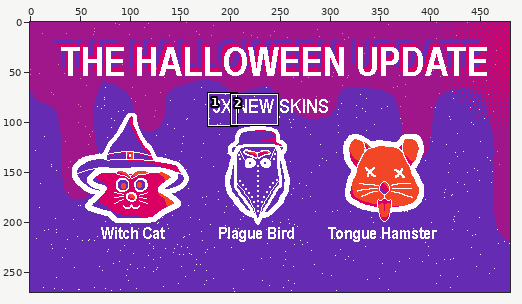
Edited in one commit: pixel-art file (client/promo-Recovered.ase). The picture above shows the old version from afar; the outline marks the close-up.
Close-up. Before the commit:
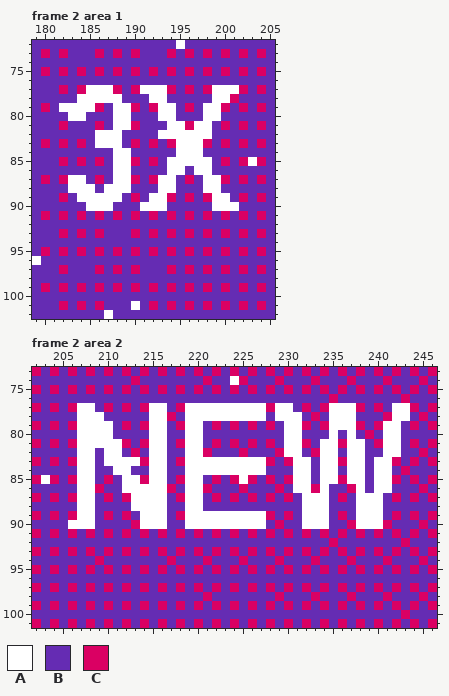
480x270 pixels, 2 frames. Colours within 5 levels of each other are drawn and written as one. Shown: frame 2 area 1: x 179..205, y 72..102; frame 2 area 2: x 202..246, y 73..101. The commit also changed other frames or places, which this record leaves out.
Visible layers, top first: "Layer 3", "Layer 1", "Layer 4" opacity 50%, "Layer 2".
Palette (. is transparent): A #ffffff  B #652cb3  C #da0063
Pixels before, frame 2 area 1, first column x 179:
 72 BBBBBBBBBBBBBBBBABBBBBBBBBB
 73 BCBCBBBCBCBCBBBCBCBCBCBCBCB
 74 BBBBBBBBBBBBBBBBBBBBBBBBBBB
 75 BCBCBCBCBCBCBCBCBCBCBCBCBCB
 76 BBBBBBBBBBBBBBBBBBBBBBBBBBB
 77 BBBCBCAAACBCAAACBCBCAAACBCB
 78 BBBBBAAAAABBBAABBBBBAACBBBB
 79 BCBAAAACBAACBCAABCBAACBCBCB
 80 BBBBAABBBAABBBAABBBAABBBBBB
 81 BBBCBBBCBAACBBBAACAABCBCBCB
 82 BBBBBBBAAABBBBAAAAAABBBBBBB
 83 BCBCBCBAAABCBCBCAAACBCBCBCB
 84 BBBBBBBBBAABBBBBAAABBBBBBBB
 85 BBBCBCBCBAACBCBAAAAABCBCACB
 86 BBBBBBBBBAABBBBAABAABBBBBBB
 87 BCBCAABCBAACBCAABCBAACBCBCB
 88 BBBBAAABAAABBBAABBBAABBBBBB
 89 BBBCBAAAAABCBAACBCBCAABCBCB
 90 BBBBBBAAABBBAAABBBBBAAABBBB
 91 BCBCBCBCBCBCBCBCBCBCBCBCBCB
 92 BBBBBBBBBBBBBBBBBBBBBBBBBBB
 93 BBBCBCBCBBBCBCBCBCBCBCBCBCB
 94 BBBBBBBBBBBBBBBBBBBBBBBBBBB
 95 BCBCBCBCBCBCBCBCBCBCBCBCBCB
 96 ABBBBBBBBBBBBBBBBBBBBBBBBBB
 97 BBBCBBBCBCBCBBBCBCBCBCBCBCB
 98 BBBBBBBBBBBBBBBBBBBBBBBBBBB
 99 BCBCBCBCBCBCBCBCBCBCBCBCBCB
100 BBBBBBBBBBBBBBBBBBBBBBBBBBB
101 BBBCBCBCBBBABCBCBCBCBCBCBCB
102 BBBBBBBBABBBBBBBBBBBBBBBBBB
Pixels before, frame 2 area 2, first column x 202:
 73 CBCBCBCBCBCBCBCBCBCBCBCBCBCBCBCBCBCBCBCBCBCBC
 74 BBBBBBBBBBBCBBBBBBBCBBACBBBCBBBCBBBCBBBCBBBCB
 75 CBCBCBCBCBCBCBCBCBCBCBCBCBCBCBCBCBCBCBCBCBCBC
 76 BBBBBBBBBBBBBBBBBBBBBBBBBBBBBBBBBCBBBBBBBCBBB
 77 CBCBCAABCBCBCAABCAAAAAAAAACAABCBCAAACBCBAACBC
 78 BBBBBAAABBBBBAACBAAAAAAAAABAAABCBAAABBBCAABCB
 79 CBCBCAAAABCBCAABCAABCBCBCBCBAACBCAAACBCAABCBC
 80 BBBBBAAAABBBBAABBAABBBBBBBBBAABBBABABCBAABBBB
 81 CBCBCAAAAACBCAABCAABCBCBCBCBAACBAACAABCAABCBC
 82 BBBBBAABAABCBAABBAACBBBCBBBCAABCAABAABBAABBCB
 83 CBCBCAABAAAACAABCAAAAAAAAACBCAABAACAABAACBCBC
 84 BBBBBAABBAABBAABBAAAAAAAAABBBAABAABAABAABCBBB
 85 CACBCAABCBAACAABCAABCBCACBCBCAABAACAABAACBCBC
 86 BBBBBAACBBAAAAACBAACBBBCBBBCBAACABBCABAABBBCB
 87 CBCBCAABCBCAAAABCAABCBCBCBCBCBAAABCBAAABCBCBC
 88 BBBBBAABBBBAAAABBAABBBBBBBBBBBAAABBBAAABBBBBB
 89 CBCBCAABCBCBAAABCAAAAAAAAACBCBAAABCBAAABCBCBC
 90 BBBBAAABBBBCAAABBAAAAAAAAABCBBAAABBCAAACBBBCB
 91 CBCBCBCBCBCBCBCBCBCBCBCBCBCBCBCBCBCBCBCBCBCBC
 92 BBBBBBBBBBBBBBBBBBBBBBBBBBBBBBBBBCBBBBBBBCBBB
 93 CBCBCBCBCBCBCBCBCBCBCBCBCBCBCBCBCBCBCBCBCBCBC
 94 BBBBBBBCBBBBBBBCBBBCBBBCBBBCBBBCBBBCBBBCBBBCB
 95 CBCBCBCBCBCBCBCBCBCBCBCBCBCBCBCBCBCBCBCBCBCBC
 96 BBBBBBBBBBBBBBBBBBBBBBBBBBBBBBBBBBBBBBBBBBBBB
 97 CBCBCBCBCBCBCBCBCBCBCBCBCBCBCBCBCBCBCBCBCBCBC
 98 BBBBBBBBBBBBBBBBBBBCBBBBBBBCBBBCBBBCBBBCBBBCB
 99 CBCBCBCBCBCBCBCBCBCBCBCBCBCBCBCBCBCBCBCBCBCBC
100 BBBBBBBBBBBBBBBBBBBBBBBBBBBBBBBBBBBBBBBBBCBBB
101 CBCBCBCBCBCBCBCBCBCBCBCBCBCBCBCBCBCBCBCBCBCBC
After the commit:
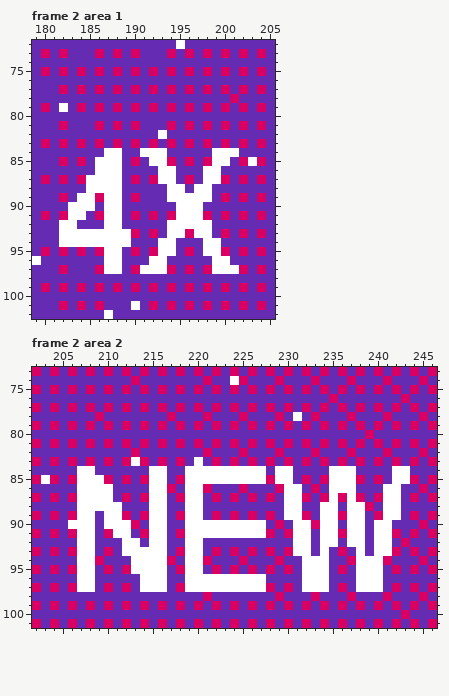
What changed:
Changed rows in their new state; - is an unchanged pixel.
Frame 2 area 1, layer "Layer 1":
first column x 182:
 77 ---BCB---BCB-----BCB
 78 --BBBBB---BB-----BB-
 79 -BCB--CB---BC---CB--
 80 -BB---BB---BB---BB--
 81 ------CB----CB-BC---
 82 ----BBB-----BBBBB---
 83 ----CBC------BCB----
 84 -----A-B-AAA-BBB-AAA
 85 ----AA-B--AACBCBCAA-
 86 ----AA-B---A-B-B-A--
 87 -BCAAA-B------------
 88 -BB-A--B---B-A-A-B--
 89 ----C-----BBAAAAABC-
 90 -AA-B-A--BBB-AAA-BBB
 91 -AA--AA------AAA----
 92 AA---AA-----AAAAA---
 93 AAAAAAAA----AA-AA---
 94 AAAAAAAA---AA---AA--
 95 -----AA----AA---AA--
 96 -----AA---AA-----AA-
 97 -----AA--AAA-----AAA
Frame 2 area 2, layer "Layer 1":
first column x 207:
 77 BC------BC--BCBCBCBCB-BC----BCB----CB
 78 BBC-----BB--BBCBBBCBB-CB----BBC----BB
 79 BCBC----BC--BC---------CB---BCB---BC-
 80 BBBB----BB--BB---------BB---B-B---BB-
 81 BCBCB---BC--BC---------CB--CB-BC--BC-
 82 BB-BB---BB--BB---------BB--BB-CB--CB-
 83 BC-CBC--BC--B-BCBCBCB---BC-CB-BC-CB--
 84 ----BB----------------AABB-B-A-B-BBAA
 85 --A--CB-------AAAA-AA-AABC-C-A-C-CBAA
 86 --AA-BBB---------------A-B-BAAAB-B-A-
 87 --AA--BC---------------AACBCA-ACBCAA-
 88 --AAA-BB---------------AABB-A-A-CBAA-
 89 ---AA--C------BCBCBCB--AACB-A-A-BCAA-
 90 ---AAA-B----------------A-C-A-A-B-A--
 91 AA--AA--AA--AAAAAAAAA---AA-AA-AA-AA--
 92 AA---AA-AA--AA----------AA-AA-AA-AA--
 93 AA---AAAAA--AA----------AA-A---A-AA--
 94 AA----AAAA--AA-----------AAA---AAA---
 95 AA----AAAA--AA-----------AAA---AAA---
 96 AA-----AAA--AAAAAAAAA----AAA---AAA---
 97 AA-----AAA--AAAAAAAAA----AAA---AAA---
Changed places in both close-ups, as pixel boxes (x1, y1, x2, y2):
changed: (59, 85, 239, 274)
changed: (77, 403, 410, 592)
